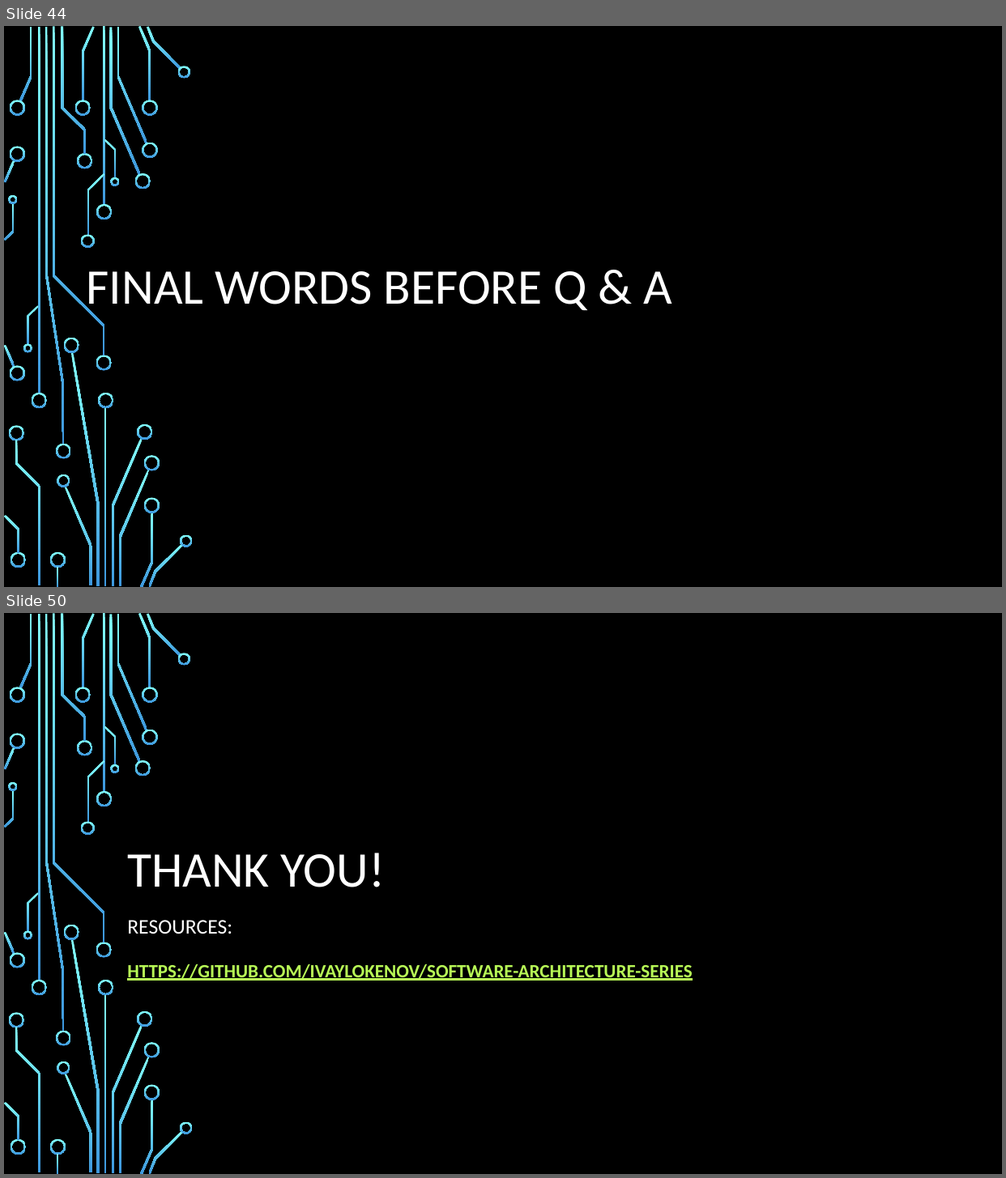
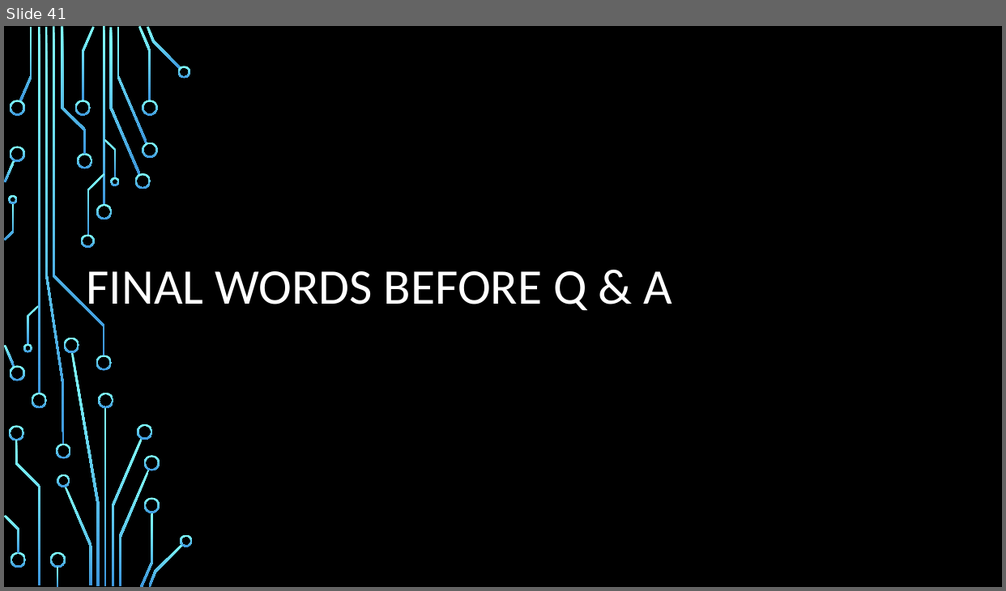
Before and after one commit to profjordanov/doctorate, a slide deck: resources/Software-Architecture-S/Presentation-Part1-Fundamentals-And-Essentials.pptx. Shown one above the other, each under a label of ours: slides 44 and 50 before the commit, slide 41 after it; the slides between them are not shown. The pictures are 1006x1178 and 1006x591 pixels, drawn with LibreOffice and Linux fonts; fonts in the diff are those of the drawing; background and template pictures are left out. Boxes give left, top, right and bottom in pixels: in the first picture for what was removed or moved away, otherwise in the second. Text is boxed around its words. In the diff, an @@ line names an element or a change of style, - is before the commit and + after.

Commit message:
Resources and thesis directories updated.

```diff
--- a/resources/Software-Architecture-S/Presentation-Part1-Fundamentals-And-Essentials.pptx
+++ b/resources/Software-Architecture-S/Presentation-Part1-Fundamentals-And-Essentials.pptx
@@ slide 50 removed at (4,613,1002,1174), background picture (left out); not listed: 54 template elements that a slide beside it also shows @@
@@ title removed at (127,853,385,888) @@
-THANK YOU!
@@ text removed at (127,920,692,981) @@
-RESOURCES:
-HTTPS://GITHUB.COM/IVAYLOKENOV/SOFTWARE-ARCHITECTURE-SERIES
@@ what was slide 44 is now slide 41 @@
```
Also in this commit, not shown: 8 other slides removed, 1 other file.
